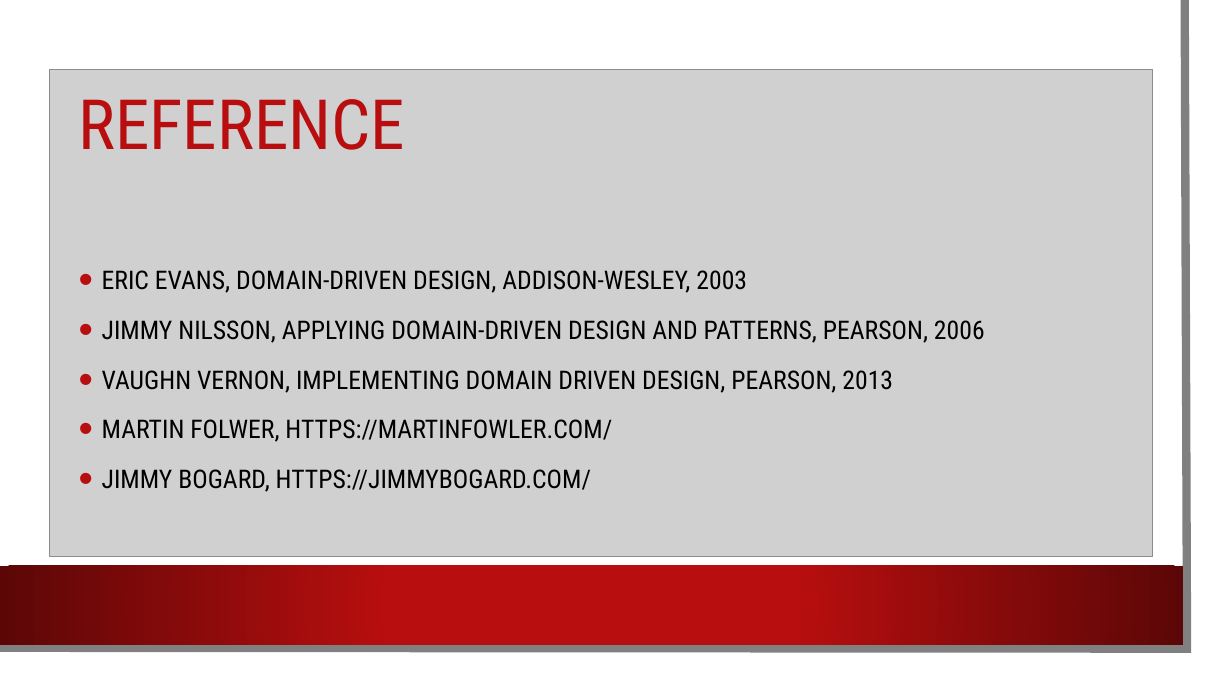
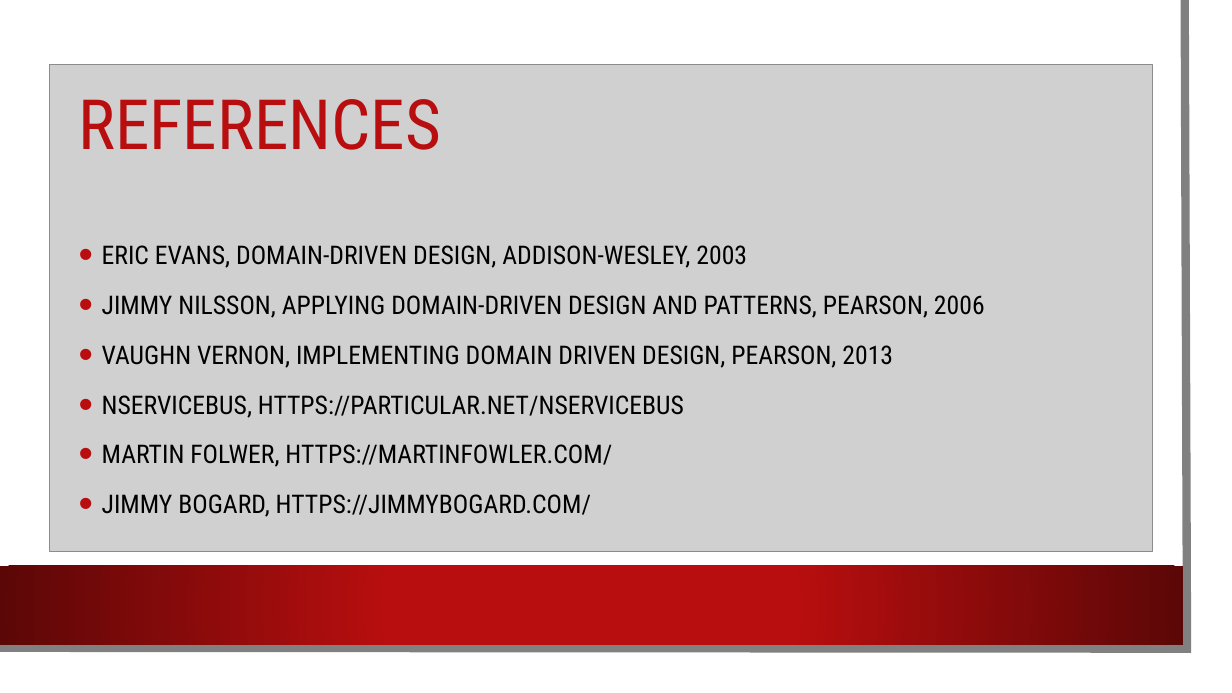
Before and after one commit to kendarorg/CQRS101, a slide deck: slide 21 of CQRS 1O1.pptx (slide 20 before the commit). Drawn at 1232x693 pixels with LibreOffice and Linux fonts; fonts in the diff are those of the drawing; grey boxes stand for pictures; background and template pictures are left out. Boxes give left, top, right and bottom in pixels: in the first picture for what was removed or moved away, otherwise in the second. Text is boxed around its words. In the diff, an @@ line names an element or a change of style, - is before the commit and + after.

```diff
--- a/CQRS 1O1.pptx
+++ b/CQRS 1O1.pptx
@@ picture: place and size @@
-picture at bbox=[49, 69, 1153, 556]
+picture at bbox=[49, 65, 1153, 552]
@@ title at bbox=[79, 99, 442, 150]: text changed @@
-REFERENCE
+REFERENCES
@@ text at bbox=[102, 395, 684, 418]: paragraph added @@
+• NSERVICEBUS, HTTPS://PARTICULAR.NET/NSERVICEBUS
```
Also in this commit, not shown: 2 other slides changed, 1 slide added, 20 other files.
